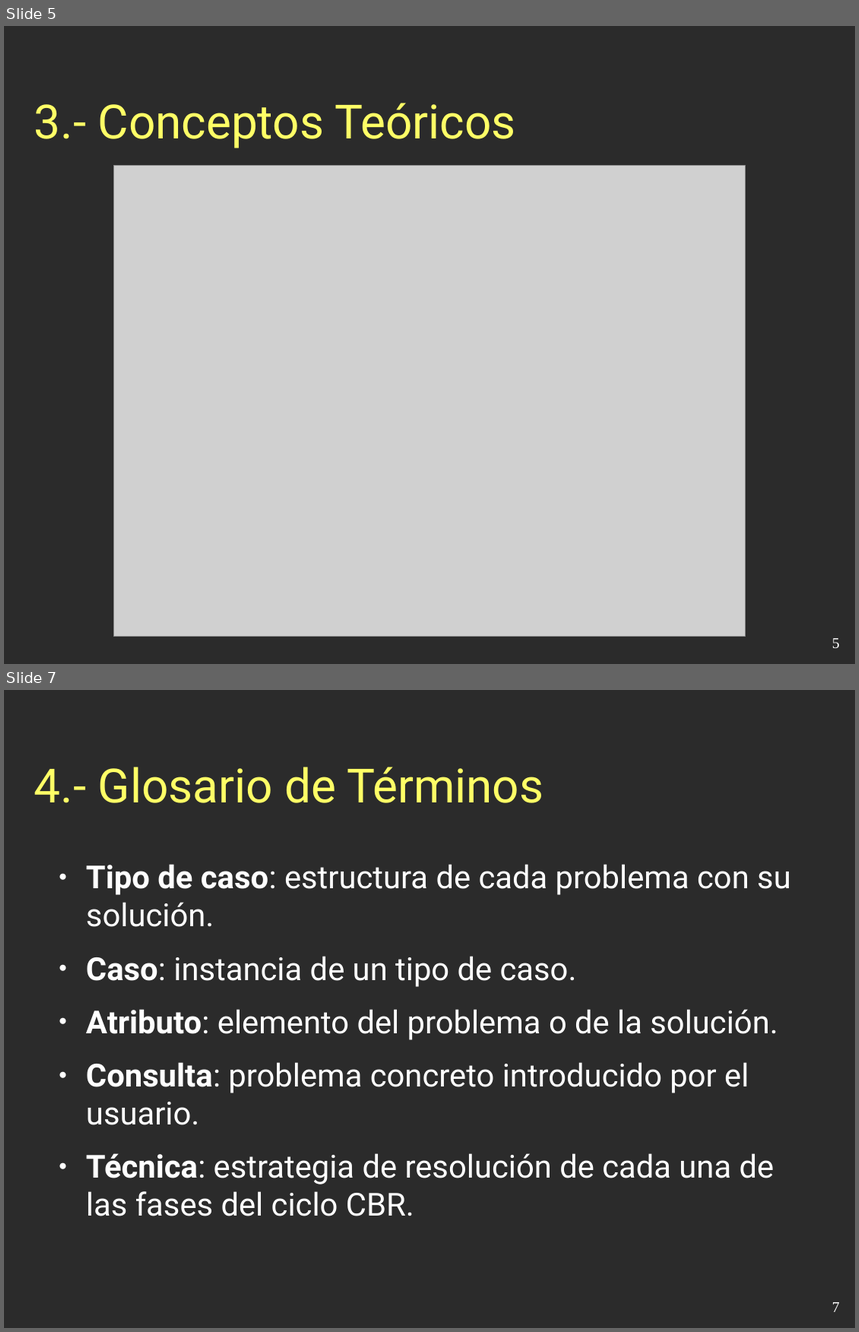
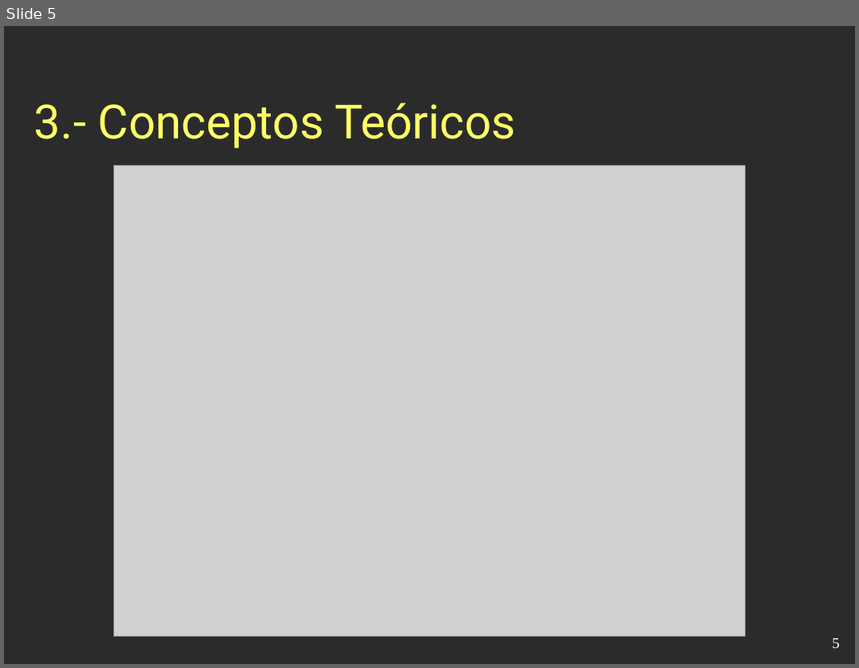
Before and after one commit to esbaixauli/proyecto-ii-ubu, a slide deck: trunk/Documentación/Presentación.odp. Shown one above the other, each under a label of ours: slides 5 and 7 before the commit, slide 5 after it; the slides between them are not shown. The pictures are 859x1332 and 859x668 pixels, drawn with LibreOffice and Linux fonts; fonts in the diff are those of the drawing; grey boxes stand for pictures; background and template pictures are left out; a plain dark background stands for a picture behind light text. Boxes give left, top, right and bottom in pixels: in the first picture for what was removed or moved away, otherwise in the second. Text is boxed around its words. In the diff, an @@ line names an element or a change of style, - is before the commit and + after.

```diff
--- a/trunk/Documentación/Presentación.odp
+++ b/trunk/Documentación/Presentación.odp
@@ slide 7 removed at (4, 690, 855, 1328), background picture (left out) @@
@@ title removed at (34, 767, 544, 803) @@
-4.- Glosario de Términos
@@ text removed at (86, 864, 791, 1217) @@
-● Tipo de caso: estructura de cada problema con su solución.
-● Caso: instancia de un tipo de caso.
-● Atributo: elemento del problema o de la solución.
-● Consulta: problema concreto introducido por el usuario.
-● Técnica: estrategia de resolución de cada una de las fases del ciclo CBR.
@@ page number removed at (832, 1303, 840, 1312) @@
-7
```
Also in this commit, not shown: 14 slides changed.
